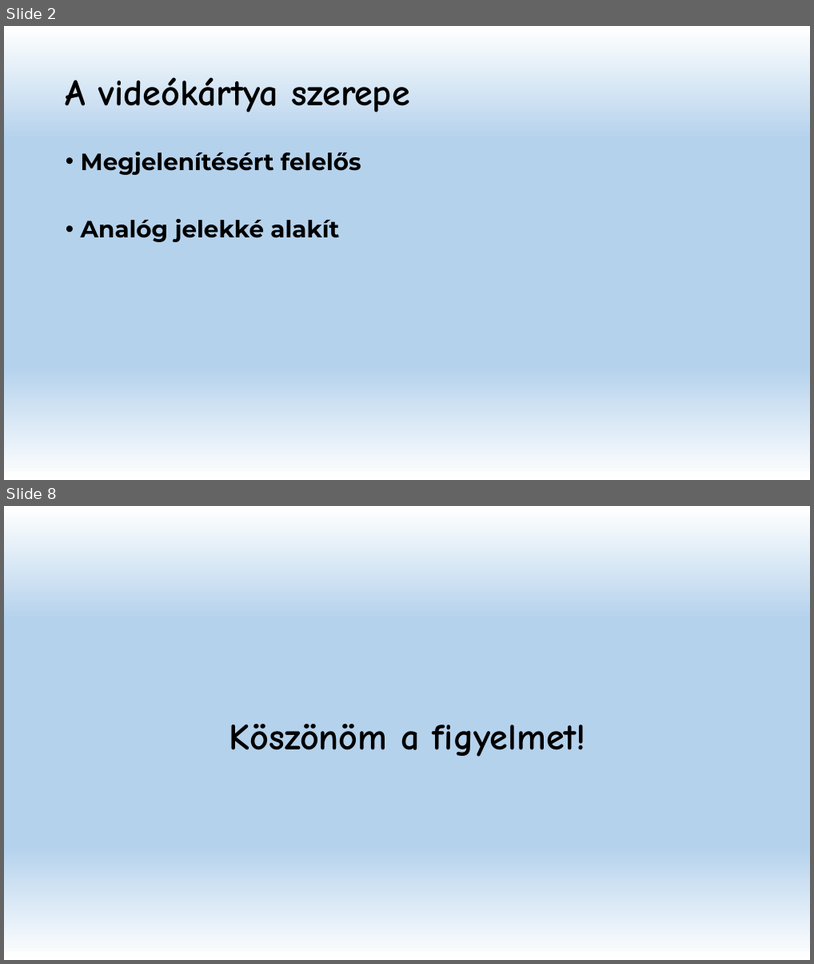
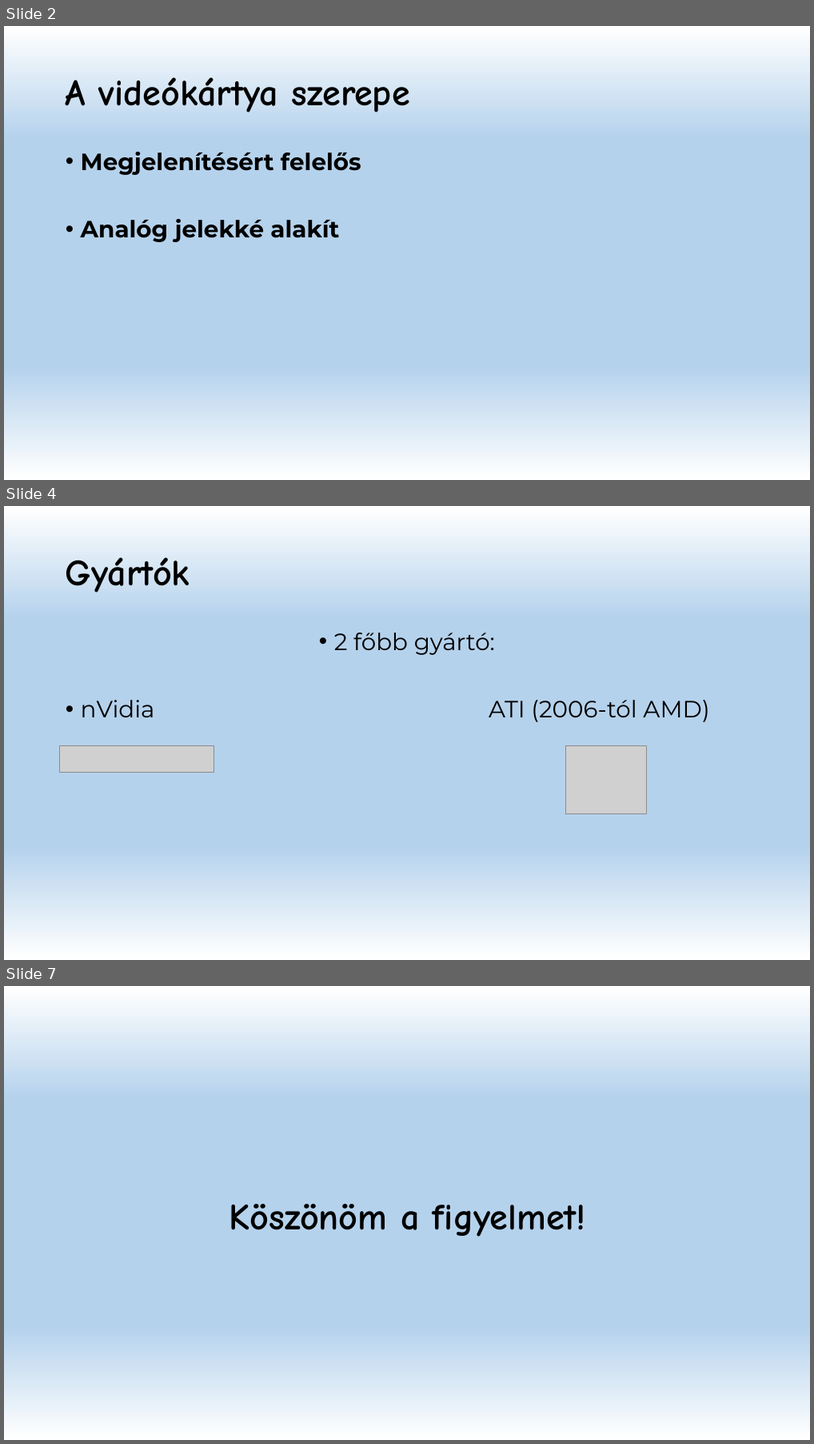
Before and after one commit to Sauher/SchauerRepo, a slide deck: Videókártya.pptx. Shown one above the other, each under a label of ours: slides 2 and 8 before the commit, slides 2, 4 and 7 after it; the slides between them are not shown. The pictures are 814x964 and 814x1444 pixels, drawn with LibreOffice and Linux fonts; fonts in the diff are those of the drawing; grey boxes stand for pictures. Boxes give left, top, right and bottom in pixels: in the first picture for what was removed or moved away, otherwise in the second. Text is boxed around its words. In the diff, an @@ line names an element or a change of style, - is before the commit and + after.

```diff
--- a/Videókártya.pptx
+++ b/Videókártya.pptx
@@ slide 4 added at (4, 506, 810, 960), background gradient #FFFFFF to #B5D2EC @@
@@ title added at (66, 557, 190, 592), 44 pt, text #000000, bold @@
+Gyártók
@@ text added at (81, 632, 710, 722), 28 pt, text #000000 @@
+• 2 főbb gyártó:
+• nVidia ATI (2006-tól AMD)
@@ picture added at (60, 745, 214, 772) @@
@@ picture added at (566, 745, 647, 814) @@
@@ what was slide 8 is now slide 7 @@
```
Also in this commit, not shown: 2 other slides added, 4 slides removed.
